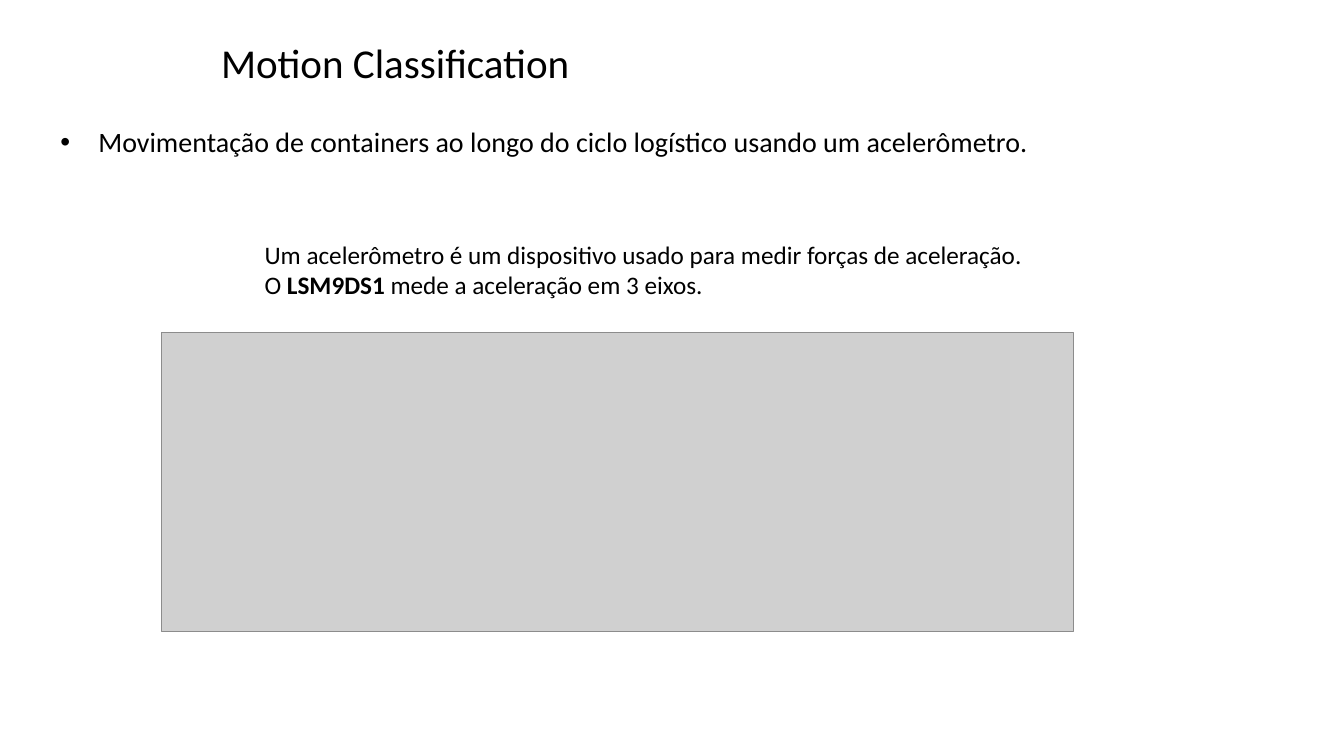
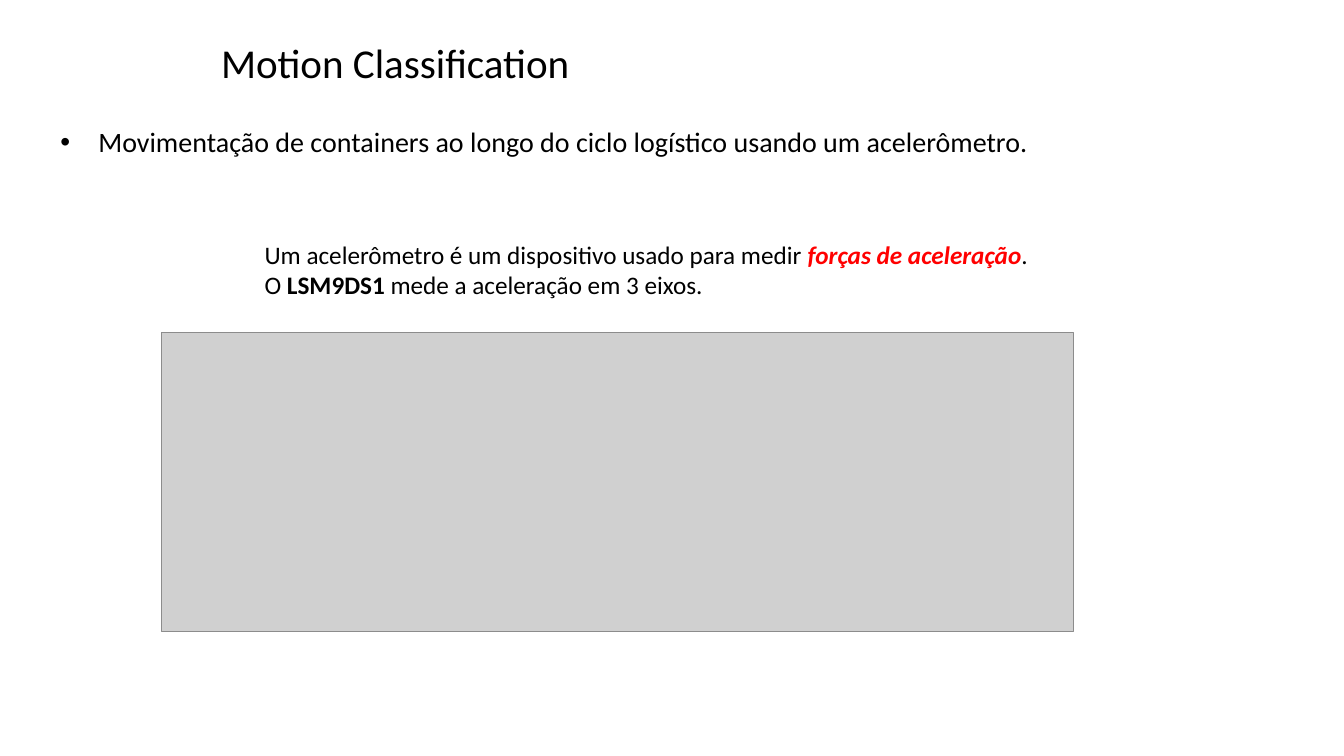
Before and after one commit to zz4fap/tp557-iot-ml, a slide deck: slide 4 of slides/TP557_15_classificação de movimentos.pptx. Drawn at 1344x756 pixels with LibreOffice and Linux fonts; fonts in the diff are those of the drawing; grey boxes stand for pictures; background and template pictures are left out. Boxes give left, top, right and bottom in pixels: in the first picture for what was removed or moved away, otherwise in the second. Text is boxed around its words. In the diff, an @@ line names an element or a change of style, - is before the commit and + after.

```diff
--- a/slides/TP557_15_classificação de movimentos.pptx
+++ b/slides/TP557_15_classificação de movimentos.pptx
@@ text at box(265, 246, 1028, 268): text colour #000000 to #FF0000, bold on, italic on in "forças de aceleração." @@
```
Also in this commit, not shown: 6 other slides changed, 1 other file.
